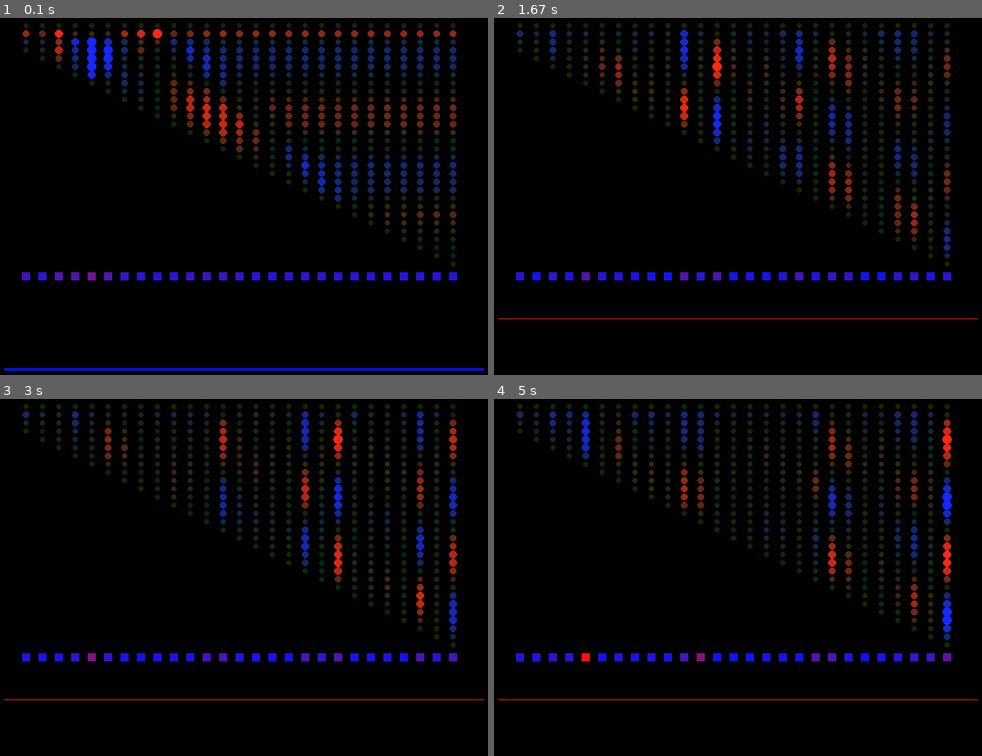
Above: before the commit, frames 1-4 (two rows, left to right).
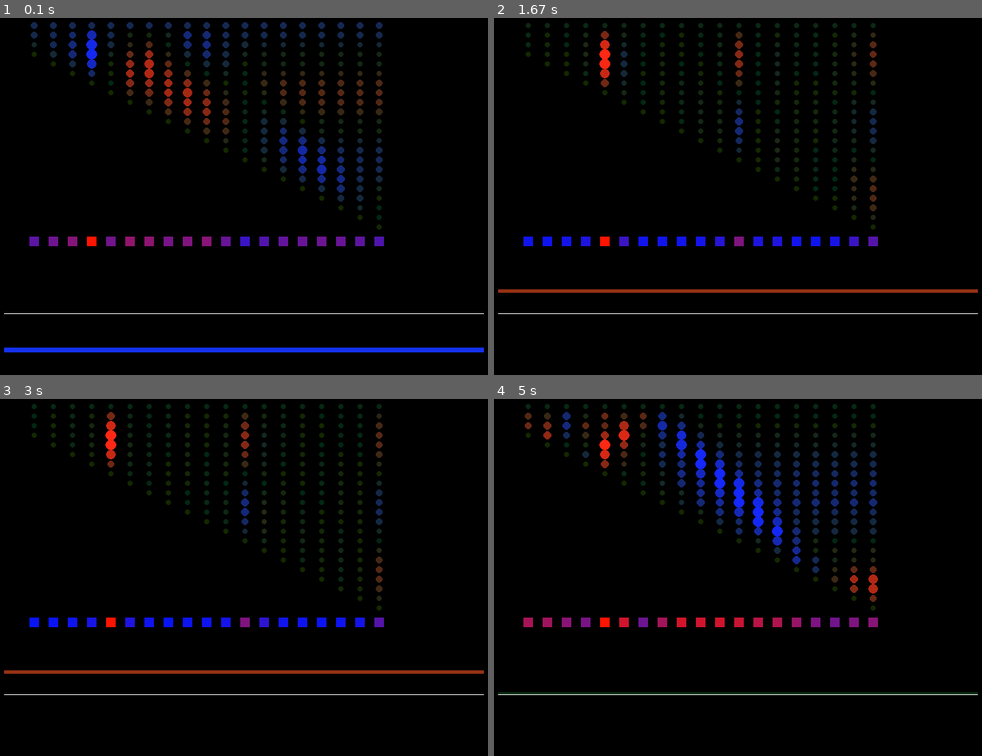
Above: after the commit, the same moments.

Repository: ohadzisserman/Pygame-Animations
Game: pygame game, started from resunance_animation.py
Same seed, same stepped clock (60 frames per second), same inputs: the game is played once before the commit and once after it.
Inputs:
- Up to frame 1 (0.1 s): no input
- Up to frame 2 (1.67 s): no input
- Up to frame 3 (3 s): no input
- Up to frame 4 (5 s): no input

The runs differ from the first frame. In frame 1, 15% of the frame differs, in the area x 0-100%, y 1-99%; in frame 2, 13%; in frame 3, 12%; in frame 4, 14%.

Commit message:
25.05.23

Diff:
--- a/resunance_animation.py
+++ b/resunance_animation.py
@@ -8,13 +8,13 @@
 W = 360*2
 H = 360*2
 #מספר שורות
-N = 30
+N = 22
 # כמה פיקסלים אתה רוצה שיהיו יחידה אחת במסך
-scale = 12
+scale = 14
 # התדירות בה האות מתקבל
 FREQ = 20
 global MAX
-MAX = 0
+MAX = [0]
 ENERGY_LOSS = 0
 SCREEN = pygame.display.set_mode((W,H))
 PRESSURE = [[0 for i in range(N)] for j in range(N)]
@@ -37,21 +37,24 @@
 
 def puls(addition):
     for i in range(N):
-        PRESSURE[i][1]+=addition
+        PRESSURE[i][0]=addition
+    pygame.draw.line(SCREEN, white, (10, 70 + (N + 8) * scale),
+                     (W - 10, 70 + (N + 8) * scale), 1)
+
     if addition>0:
-        pygame.draw.line(SCREEN,((255 * addition) // 1, 20, 0),(10, 70 + (N +8-addition*4) * scale),(W-10, 70 + (N +8-addition*4) * scale),int(addition*5))
+        pygame.draw.line(SCREEN,((255 * addition) // 1, 50, 20),(10, 70 + (N +8-addition*4) * scale),(W-10, 70 + (N +8-addition*4) * scale),int(addition*5)+3)
     else:
 
-        pygame.draw.line(SCREEN,(0, 20, (255 * abs(addition)) // 1),(10, 70 + (N +8-addition*4) * scale),(W-10, 70 + (N +8-addition*4) * scale),int(abs(addition*5)))
+        pygame.draw.line(SCREEN,(20, 50, (255 * abs(addition)) // 1),(10, 70 + (N +8-addition*4) * scale),(W-10, 70 + (N +8-addition*4) * scale),int(abs(addition*5))+3)
 
 
 
 def draw():
 
-    m = max([max(k) for k in PRESSURE[2:]])
-    # if maxGrid>MAX:
-    #       MAX=maxGrid
-
+    maxGrid= max([max(k) for k in PRESSURE[2:]])
+    if maxGrid > MAX[0]:
+          MAX[0]=maxGrid
+    m = MAX[0]
     Emax = max (ENERGY)
     if Emax == 0:
         Emax = 1
@@ -64,7 +67,7 @@
             if p>0:
                 if m!=0:
                     p = (p / m)
-                pygame.draw.circle(SCREEN, ((255 * p)//1, 40, 20), (i * 2*scale-30, 70+j * scale), scale // 3+scale*p//4)
+                pygame.draw.circle(SCREEN, ((255 * p)//1, 40, 20), (i * 2*scale-30, 70+j * scale), scale // 3+scale*p//3)
             else:
                 if m!=0:
                     p = (p / m)
@@ -72,7 +75,7 @@
                     p=-p
                 if p>1:
                     p=1
-                pygame.draw.circle(SCREEN,(20,40,(255*p)//1),(i*2*scale-30,70+j*scale),scale//3+scale*p//4)
+                pygame.draw.circle(SCREEN,(20,40,(255*p)//1),(i*2*scale-30,70+j*scale),scale//3+scale*p//3)
 
 
     pygame.display.flip()
@@ -81,9 +84,6 @@
 
 def reset():
     SCREEN.fill((0,0,0))
-    # pygame.draw.line(SCREEN,white,(25,35),(W+100,H+35))
-    # pygame.draw.line(SCREEN,white,(W//2,0),(W//2,H-1))
-    # pygame.draw.circle(SCREEN,(255,255,255,255),(W//2,H//2),scale,1)
 
 reset()
 
@@ -92,8 +92,15 @@
 PATH = "C:\\Users\ohadz\Desktop\\frame\\"
 running =True
 while running:
-    # sleep(0.1)
-    add =math.sin(I*2*math.pi/FREQ)
+    # sleep(0.01)
+    if I<300:
+        add =math.sin(I*2*math.pi/FREQ)
+    if I==300:
+        PRESSURE = [[0 for i in range(N)] for j in range(N)]
+        VELOCITY = [[0 for i in range(N)] for j in range(N)]
+        MAX=[0]
+    if I >= 300:
+        add =0.5*( math.sin(I * 2 * math.pi / 32)+math.sin(I * 2 * math.pi / 42))
     reset()
     puls(add)
     update()
@@ -102,7 +109,7 @@
     draw()
     I+=1
 
-    pygame.image.save(SCREEN,PATH+str(I)+".png")
+    # pygame.image.save(SCREEN,PATH+str(I)+".png")
 
     k = pygame.key.get_pressed()
     # אם לוחצים q המשחק נגמר
